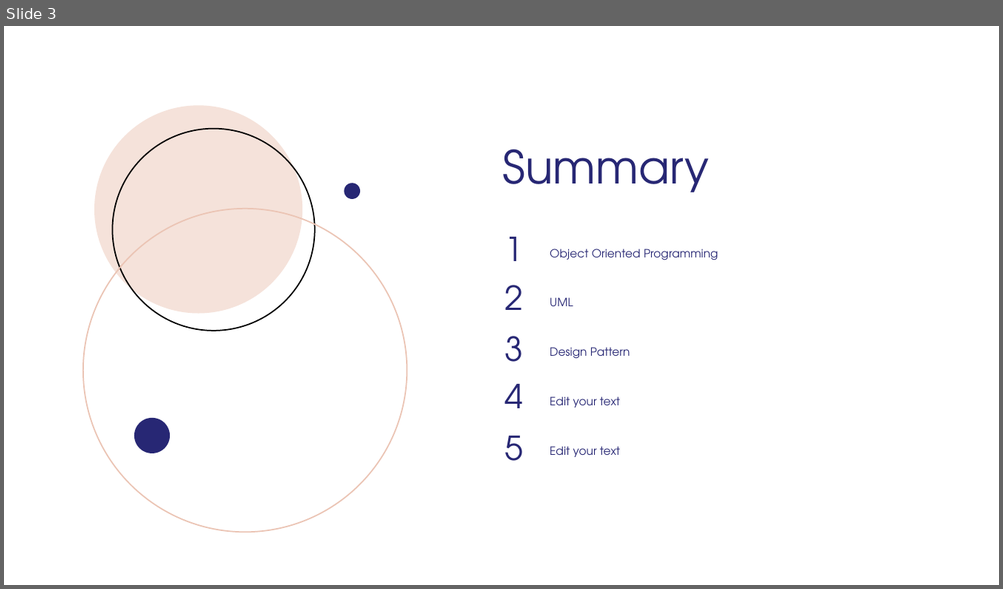
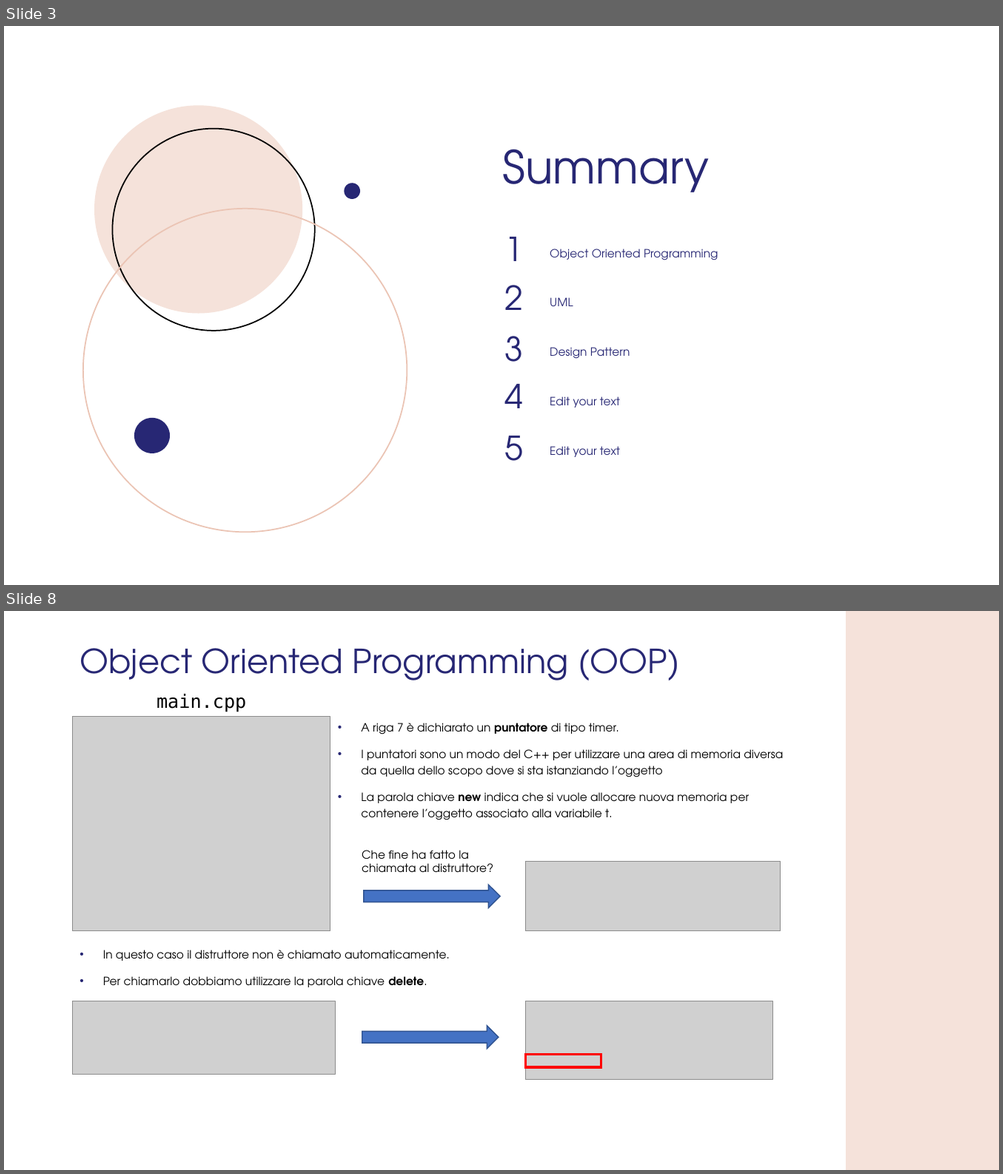
Before and after one commit to GMATZEU42/WS, a slide deck: WS02/WS_2.odp. Shown one above the other, each under a label of ours: slide 3 before the commit, slides 3 and 8 after it; the slides between them are not shown. The pictures are 1003x589 and 1003x1174 pixels, drawn with LibreOffice and Linux fonts; fonts in the diff are those of the drawing; grey boxes stand for pictures; background and template pictures are left out. Boxes give left, top, right and bottom in pixels: in the first picture for what was removed or moved away, otherwise in the second. Text is boxed around its words. In the diff, an @@ line names an element or a change of style, - is before the commit and + after.

```diff
--- a/WS02/WS_2.odp
+++ b/WS02/WS_2.odp
@@ slide 8 added at <box>4,611,999,1170</box>, background #FFFFFF @@
@@ freeform shape added at <box>845,611,999,1170</box>, fill #F5E2DA @@
@@ title added at <box>79,648,679,681</box>, 32 pt, text #272774 @@
+Object Oriented Programming (OOP)
@@ text added at <box>156,694,246,712</box>, 18 pt, text #000000 @@
+main.cpp
@@ picture added at <box>73,716,331,931</box> @@
@@ text added at <box>361,723,782,820</box>, 11 pt, text #000000 @@
+• A riga 7 è dichiarato un puntatore di tipo timer.
+• I puntatori sono un modo del C++ per utilizzare una area di memoria diversa da quella dello scopo dove si sta istanziando l’oggetto
+• La parola chiave new indica che si vuole allocare nuova memoria per contenere l’oggetto associato alla variabile t.
@@ text added at <box>361,850,494,872</box>, 11 pt, text #000000 @@
+Che fine ha fatto la chiamata al distruttore?
@@ picture added at <box>526,862,781,931</box> @@
@@ freeform shape added at <box>364,885,500,908</box>, fill #4472C4, outline #2F528F 0.99 pt @@
@@ text added at <box>103,950,449,988</box>, 11 pt, text #000000 @@
+• In questo caso il distruttore non è chiamato automaticamente.
+• Per chiamarlo dobbiamo utilizzare la parola chiave delete.
@@ picture added at <box>73,1002,336,1075</box> @@
@@ picture added at <box>526,1001,774,1079</box> @@
@@ freeform shape added at <box>362,1026,498,1049</box>, fill #4472C4, outline #2F528F 0.99 pt @@
@@ freeform shape added at <box>526,1055,601,1068</box>, outline #FF0000 2.24 pt @@
```
Also in this commit, not shown: 7 slides changed, 4 other slides added, 1 slide removed, 4 other files.
